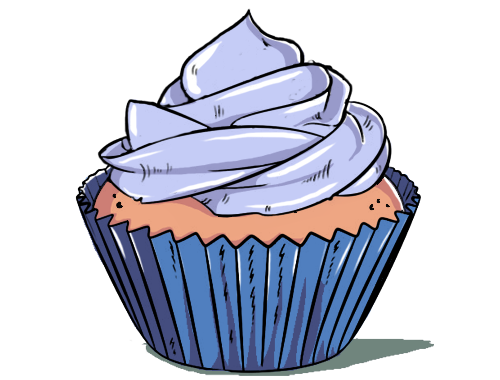
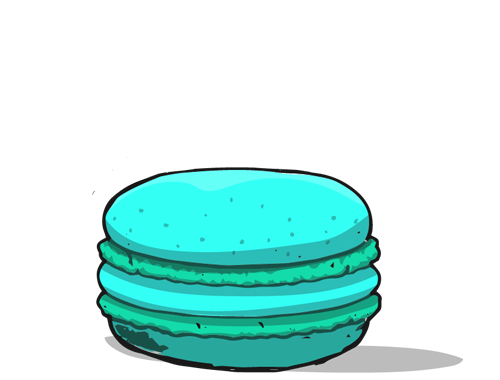
Layers edited between the first and the second (500, 380) image:
hid "Layer 0" over (75, 8, 421, 375)
added layer "Layer 13" above "Layer 14" over (92, 157, 463, 373)
hid group "Frosting" (1st of 2) (4 layers) over (97, 8, 416, 217)
hid group "paper" (4 layers) over (76, 163, 421, 375)
hid group "muffin" (1st of 2) (3 layers) over (89, 167, 414, 247)
hid "Layer 8" over (141, 338, 434, 376)
